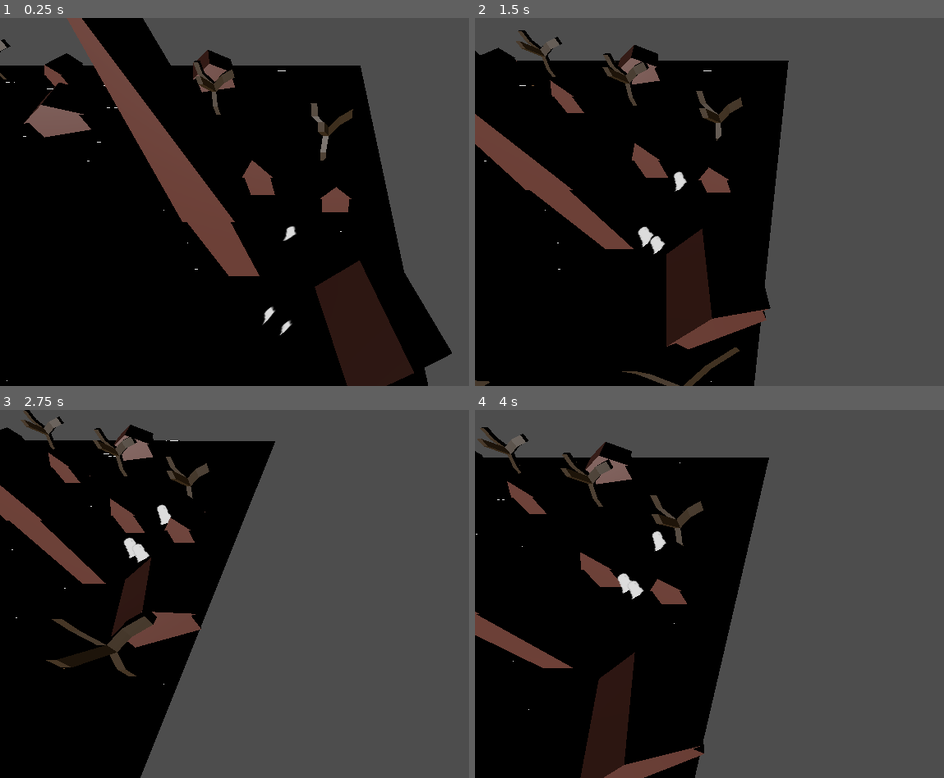
Above: before the commit, frames 1-4 (two rows, left to right).
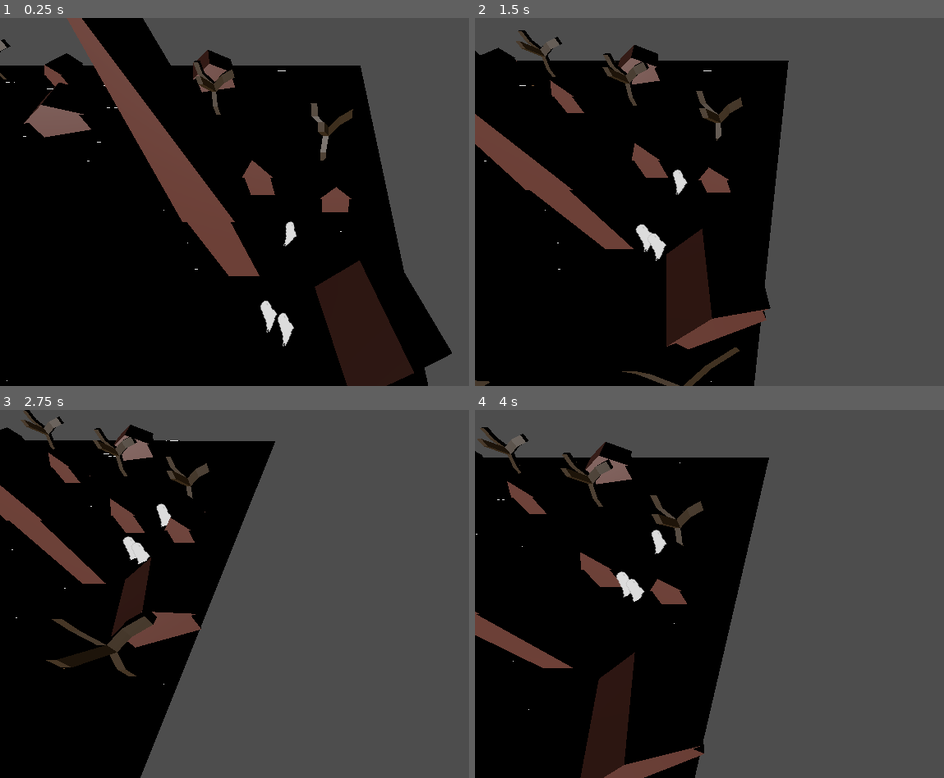
Above: after the commit, the same moments.

Repository: Ssssssaber/mara-winter-slumber
Game: Godot game, scene res://scenes/3d/environment/world.tscn
Two runs of this game, one before a commit and one after it. Both use one fixed random seed, a clock stepped at 60 frames per second and the inputs below.
Inputs (mouse positions are in pixels of both pictures, inside the frame that each line leads up to):
- Up to frame 1 (0.25 s): no input
- Up to frame 2 (1.5 s): move the mouse to (outside the picture) at 0.52 s; hold Right (ui_right) 0.53-1.28 s; click (outside the picture) at 0.67 s; move the mouse to (671, 220) at 1.27 s; hold Down (ui_down) from 1.28 s (still down)
- Up to frame 3 (2.75 s): move the mouse to (393, 513) at 2.02 s; release Down (ui_down) at 2.03 s; hold Right (ui_right) from 2.03 s (still down)
- Up to frame 4 (4 s): move the mouse to (770, 667) at 2.77 s; release Right (ui_right) at 2.78 s; hold Up (ui_up) 2.78-3.53 s; click (770, 667) at 2.92 s; move the mouse to (outside the picture) at 3.52 s; hold Left (ui_left) from 3.53 s (still down)

The runs differ from the first frame. In frame 1, 0.4% of the frame differs, in the area x 55-64%, y 55-90%; in frame 2, 0.2%; in frame 3, less than 0.1%; in frame 4, 0.1%.

Commit message:
(update): billboard distance scaling toggle

Diff:
--- a/scripts/3d/characters/sprites/billboard.gd
+++ b/scripts/3d/characters/sprites/billboard.gd
@@ -1,8 +1,10 @@
 extends AnimatedSprite3D
 
-@export var look_at_x: bool = false  # Keep for optional pitch adjustment
-@export var look_at_y: bool = true   # Yaw (horizontal facing)
-@export var look_at_z: bool = false  # Roll (usually off)
+@export var look_at_x: bool = true
+@export var look_at_y: bool = true
+@export var look_at_z: bool = true
+
+@export var distance_scaling : bool = true
 
 @export var max_scale: float = 10.0
 @export var min_scale: float = 0.5
@@ -12,20 +14,23 @@
 @onready var camera: Camera3D = GameManager.GetCamera()
 
 func _process(_delta: float) -> void:
-    if camera == null:
-        return
+	if camera == null:
+		return
 
-    # Scaling logic
-    var distance = global_transform.origin.distance_to(camera.global_transform.origin)
-    distance = clamp(distance, min_distance, max_distance)
-    var scale_factor = lerpf(min_scale, max_scale, (distance - min_distance) / (max_distance - min_distance))
-    scale = Vector3(scale_factor, scale_factor, scale_factor)
+	look_at(camera.global_transform.origin, Vector3.UP)  # Faces towards camera, keeps Y-up
 
-    look_at(camera.global_transform.origin, Vector3.UP)  # Faces towards camera, keeps Y-up
+	if not look_at_x:
+		rotation.x = 0.0
+	if not look_at_y:
+		rotation.y = 0.0
+	if not look_at_z:
+		rotation.z = 0.0
 
-    if not look_at_x:
-        rotation.x = 0.0
-    if not look_at_y:
-        rotation.y = 0.0
-    if not look_at_z:
-        rotation.z = 0.0
+	if not distance_scaling:
+		scale = Vector3.ONE
+		return
+
+	var distance = global_transform.origin.distance_to(camera.global_transform.origin)
+	distance = clamp(distance, min_distance, max_distance)
+	var scale_factor = lerpf(min_scale, max_scale, (distance - min_distance) / (max_distance - min_distance))
+	scale = Vector3(scale_factor, scale_factor, scale_factor)
